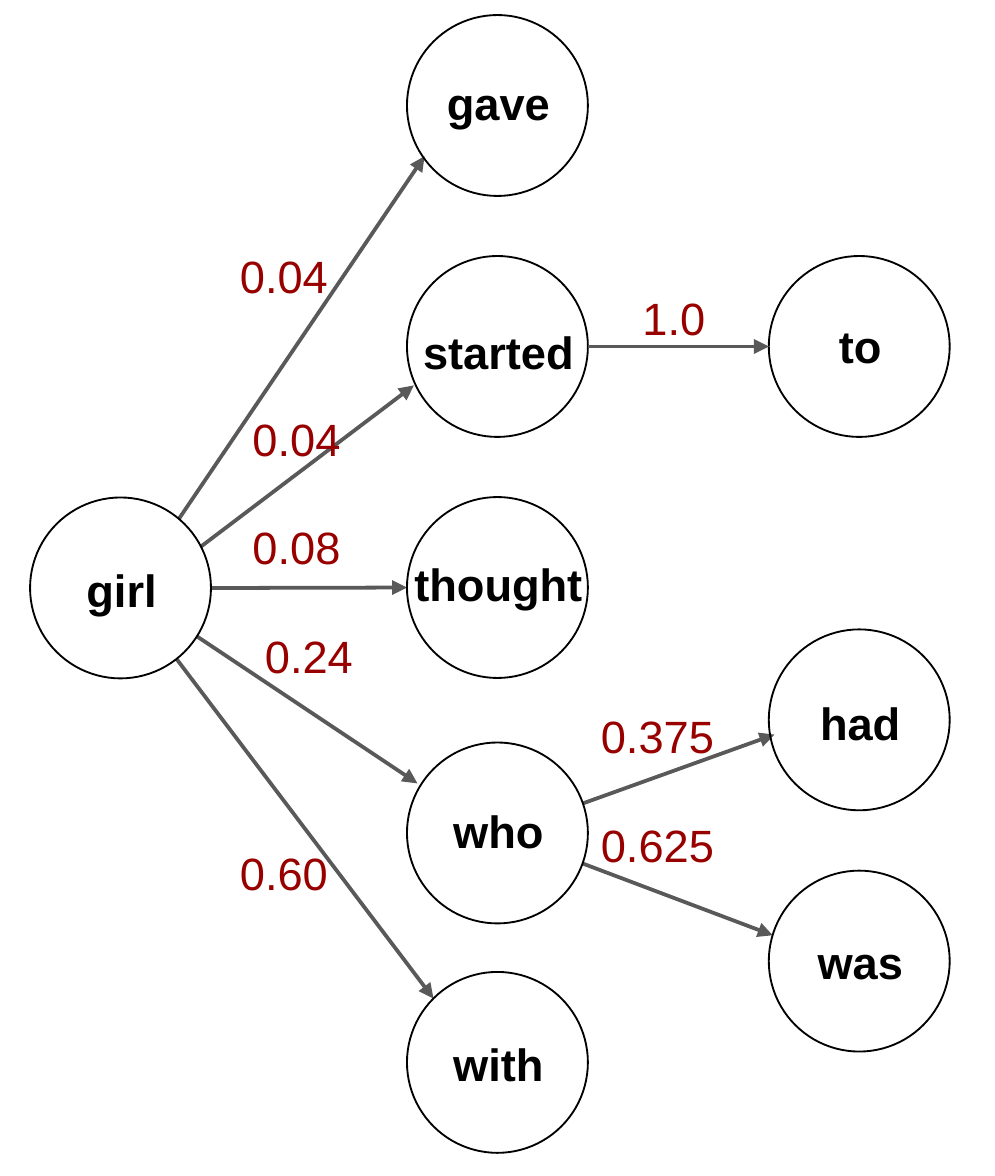
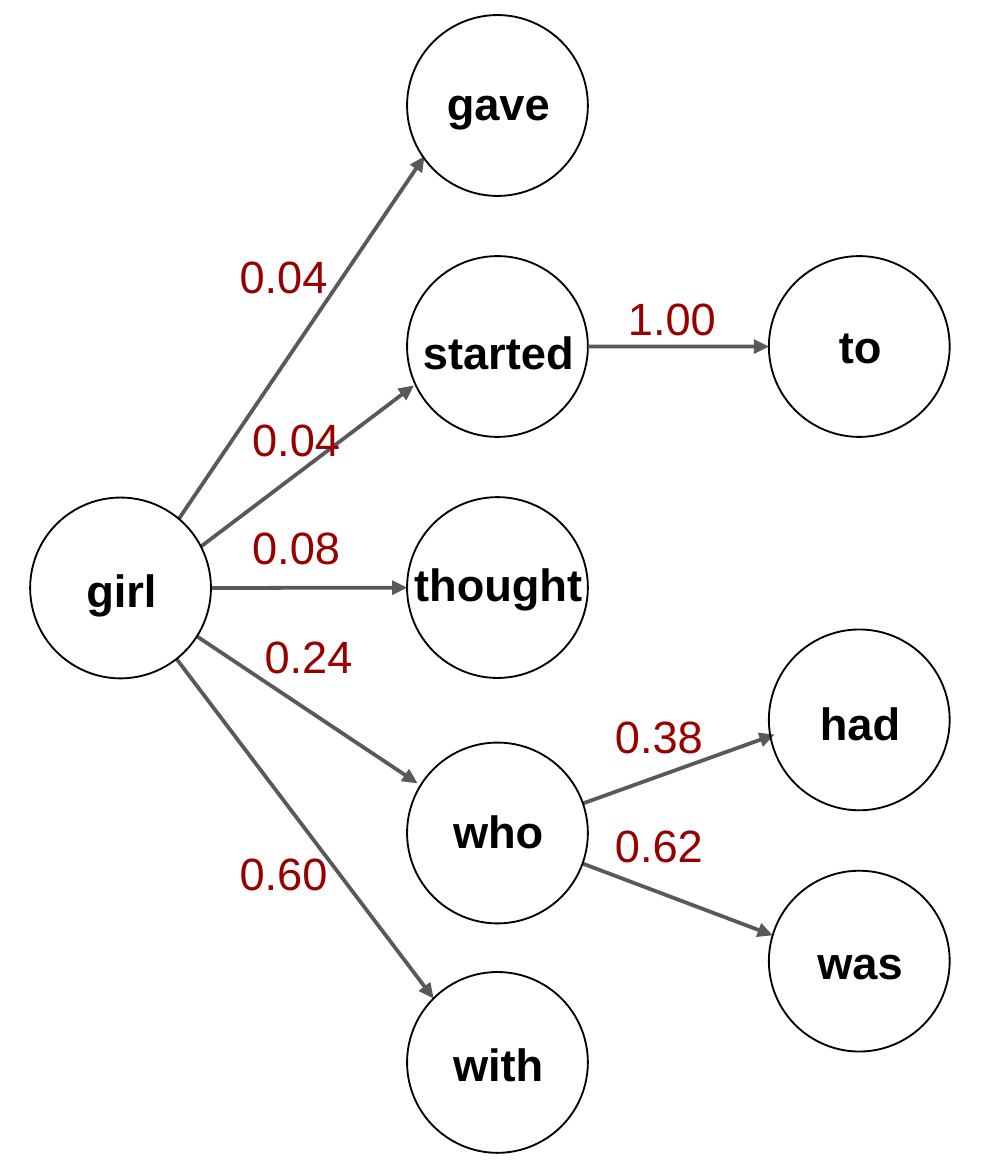
Before and after one commit to touretzkyds/MarkovChainDemo, a slide deck: slide 1 of img/MarkovChain3.pptx. Drawn at 995x1176 pixels with LibreOffice and Linux fonts; fonts in the diff are those of the drawing. Boxes give left, top, right and bottom in pixels: in the first picture for what was removed or moved away, otherwise in the second. Text is boxed around its words. In the diff, an @@ line names an element or a change of style, - is before the commit and + after.

```diff
--- a/img/MarkovChain3.pptx
+++ b/img/MarkovChain3.pptx
@@ ellipse at (407, 257, 588, 438): outline #000000 0.75 pt to #000000 0.74 pt @@
@@ text at (628, 303, 716, 336): text changed @@
-1.0
+1.00
@@ arrow removed from (503, 832) to (774, 734) @@
@@ freeform shape added at (503, 734, 774, 832), outline #595959 1.5 pt @@
@@ text at (615, 721, 703, 863): text changed @@
-0.375
-0.625
+0.38
+0.62
@@ arrow removed from (505, 834) to (772, 935) @@
@@ freeform shape added at (505, 834, 772, 935), outline #595959 1.5 pt @@
```
Also in this commit, not shown: 2 other files.
